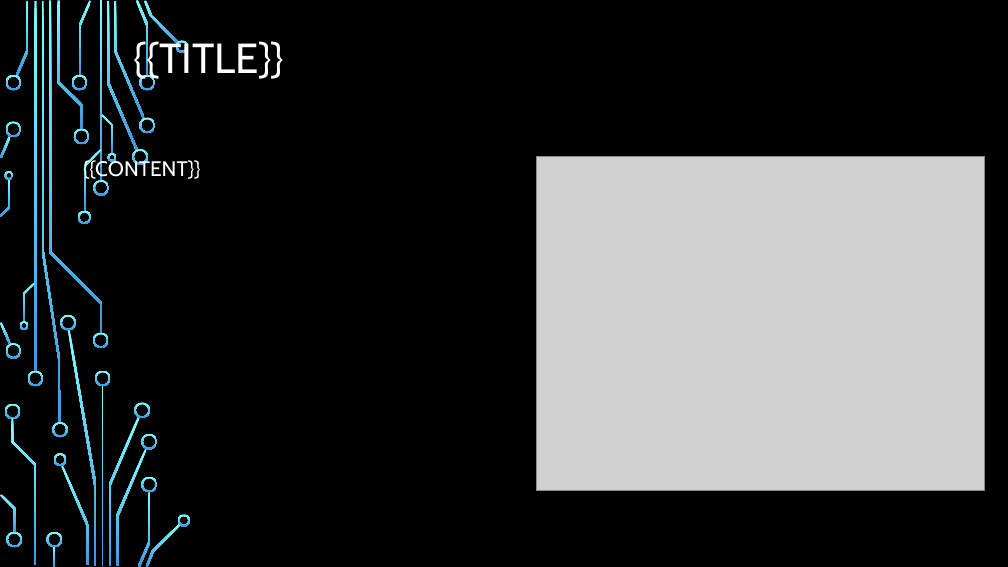
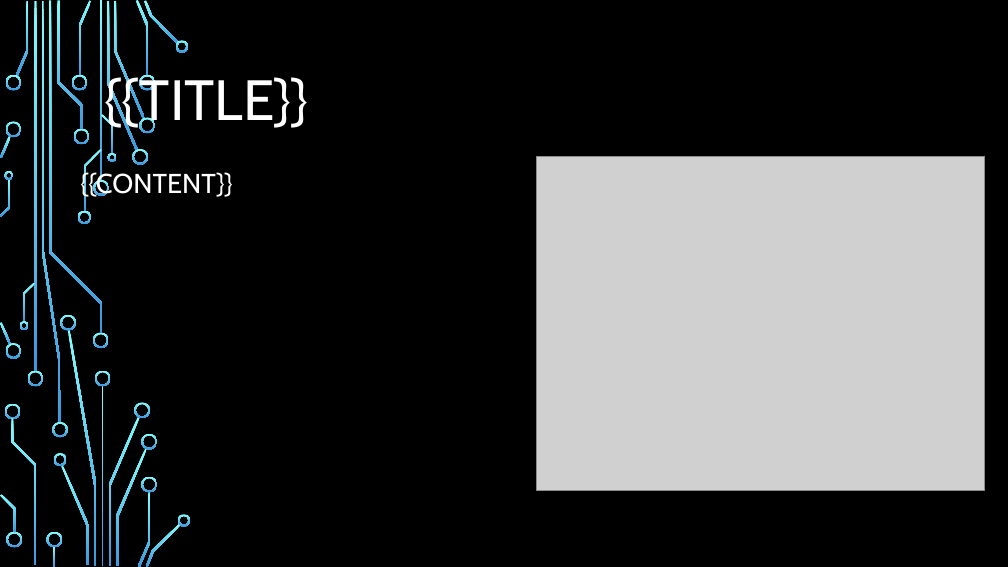
Before and after one commit to GP-SmartDoc/Smart-Doc, a slide deck: slide 4 of layouts.pptx. Drawn at 1008x567 pixels with LibreOffice and Linux fonts; fonts in the diff are those of the drawing; grey boxes stand for pictures; background and template pictures are left out. Boxes give left, top, right and bottom in pixels: in the first picture for what was removed or moved away, otherwise in the second. Text is boxed around its words. In the diff, an @@ line names an element or a change of style, - is before the commit and + after.

```diff
--- a/layouts.pptx
+++ b/layouts.pptx
@@ text "{{TITLE}}" moved from (x1=134, y1=38, x2=285, y2=83) to (x1=105, y1=71, x2=309, y2=132) @@
@@ text "{{TITLE}}" at (x1=105, y1=71, x2=309, y2=132): size 40 to 54 pt @@
@@ subtitle "{{CONTENT}}" moved from (x1=83, y1=158, x2=201, y2=182) to (x1=80, y1=170, x2=233, y2=199) @@
@@ subtitle "{{CONTENT}}" at (x1=80, y1=170, x2=233, y2=199): size 20 to 26 pt @@
```
Also in this commit, not shown: 4 other slides changed, 3 other files.
